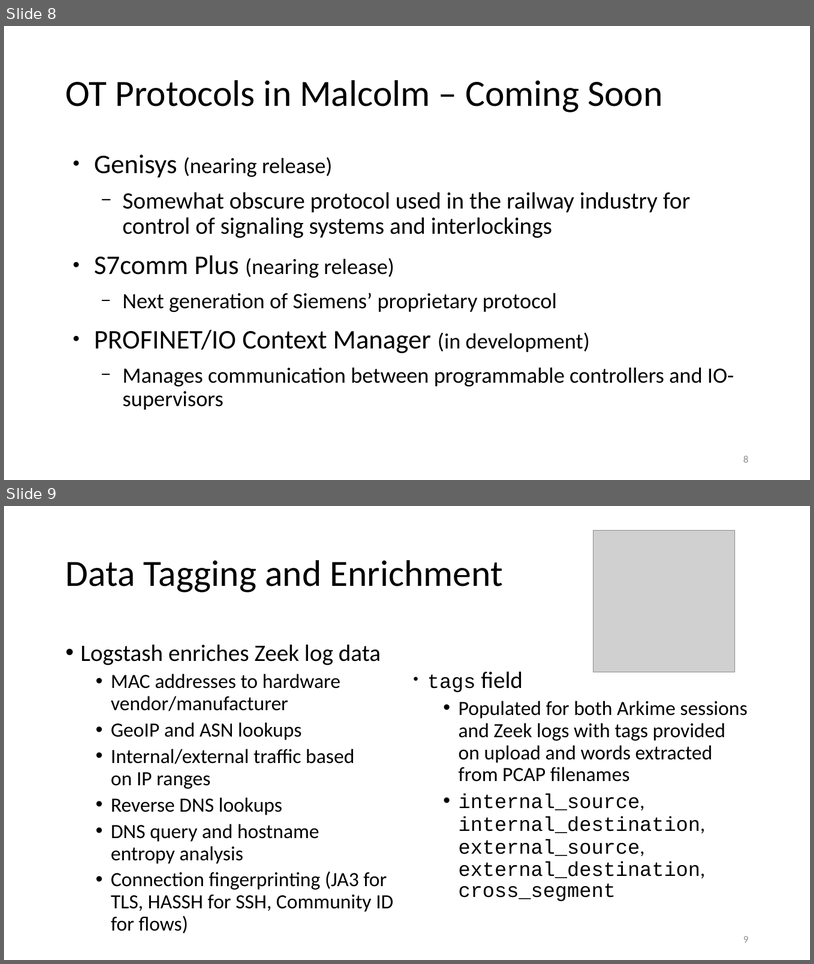
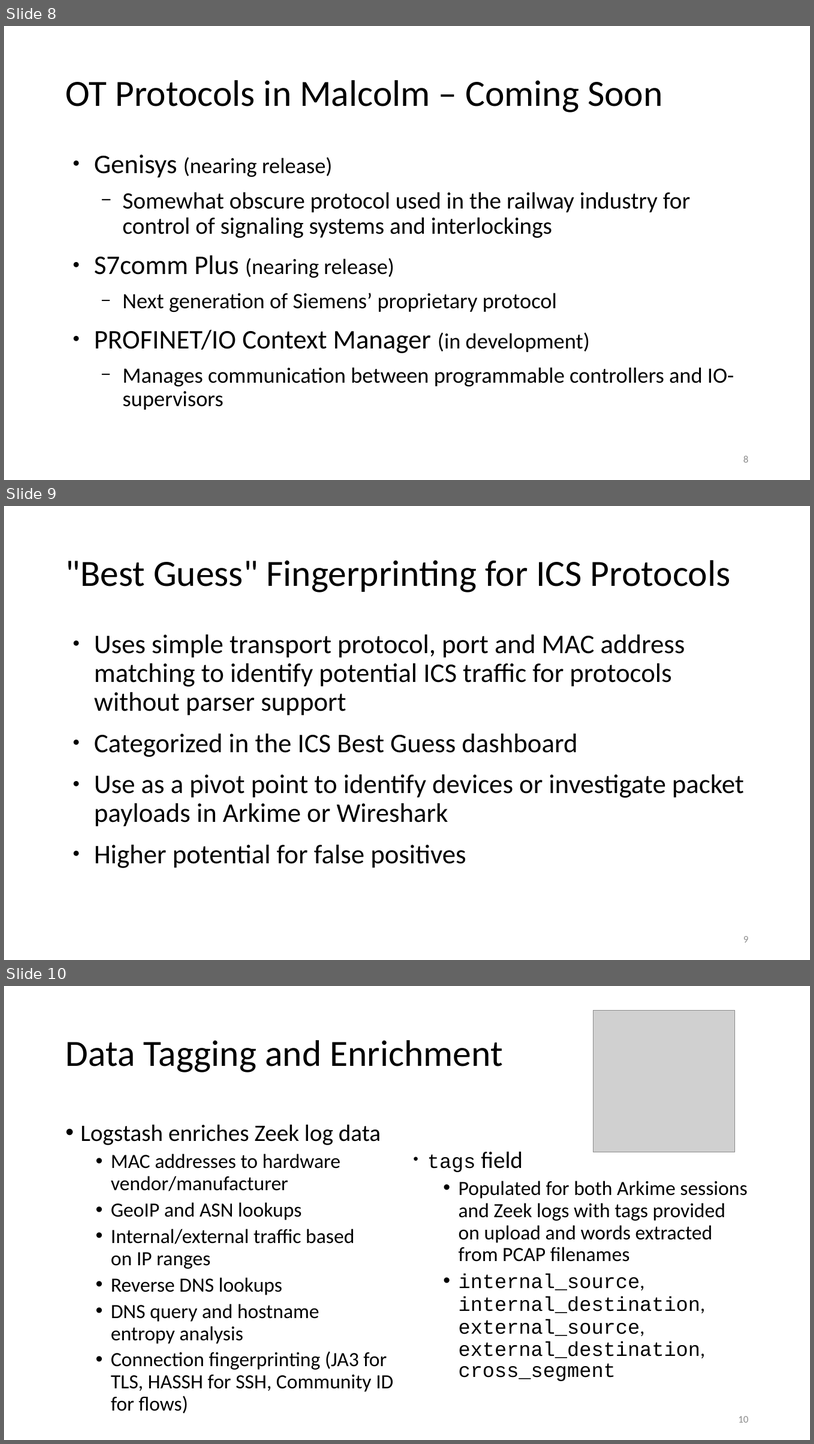
Before and after one commit to cisagov/Malcolm, a slide deck: docs/slides/Malcolm OT Protocol Support.odp. Shown one above the other, each under a label of ours: slides 8 and 9 before the commit, slides 8, 9 and 10 after it. The pictures are 814x964 and 814x1444 pixels, drawn with LibreOffice and Linux fonts; fonts in the diff are those of the drawing; grey boxes stand for pictures. Boxes give left, top, right and bottom in pixels: in the first picture for what was removed or moved away, otherwise in the second. Text is boxed around its words. In the diff, an @@ line names an element or a change of style, - is before the commit and + after.

Commit message:
added slide for ICS best guess

```diff
--- a/docs/slides/Malcolm OT Protocol Support.odp
+++ b/docs/slides/Malcolm OT Protocol Support.odp
@@ slide 9 added at [4, 506, 810, 960], background #FFFFFF @@
@@ title added at [65, 560, 731, 592], 44 pt, text #000000 @@
+"Best Guess" Fingerprinting for ICS Protocols
@@ text added at [94, 634, 744, 868], 32 pt, text #000000 @@
+● Uses simple transport protocol, port and MAC address matching to identify potential ICS traffic for protocols without parser support
+● Categorized in the ICS Best Guess dashboard
+● Use as a pivot point to identify devices or investigate packet payloads in Arkime or Wireshark
+● Higher potential for false positives
@@ page number added at [744, 936, 749, 942], 12 pt, text #8B8B8B @@
+9
@@ what was slide 9 is now slide 10 @@
@@ page number at [738, 1416, 749, 1422]: text changed @@
-9
+10
```
Also in this commit, not shown: 1 other file.
